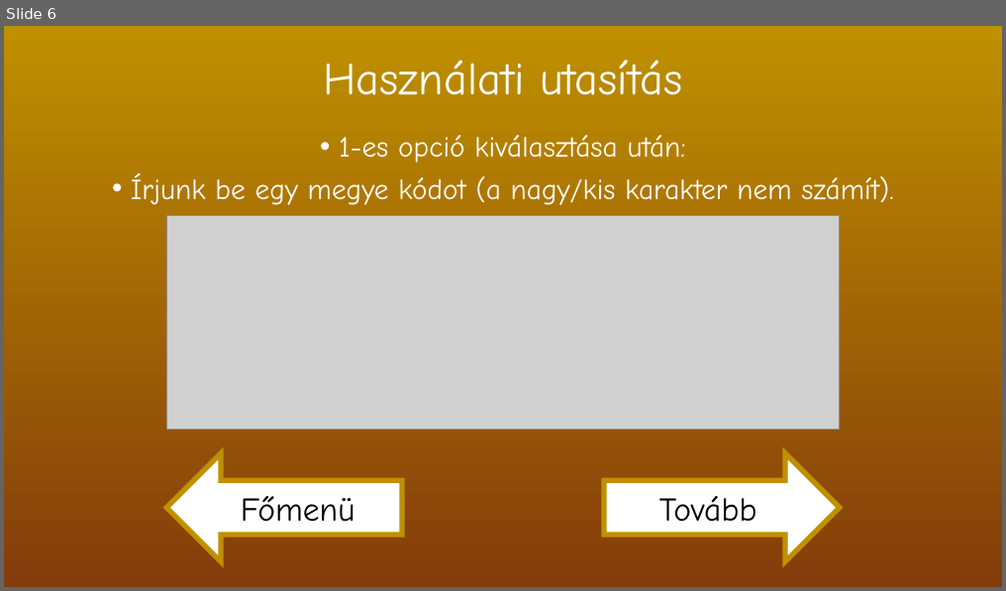
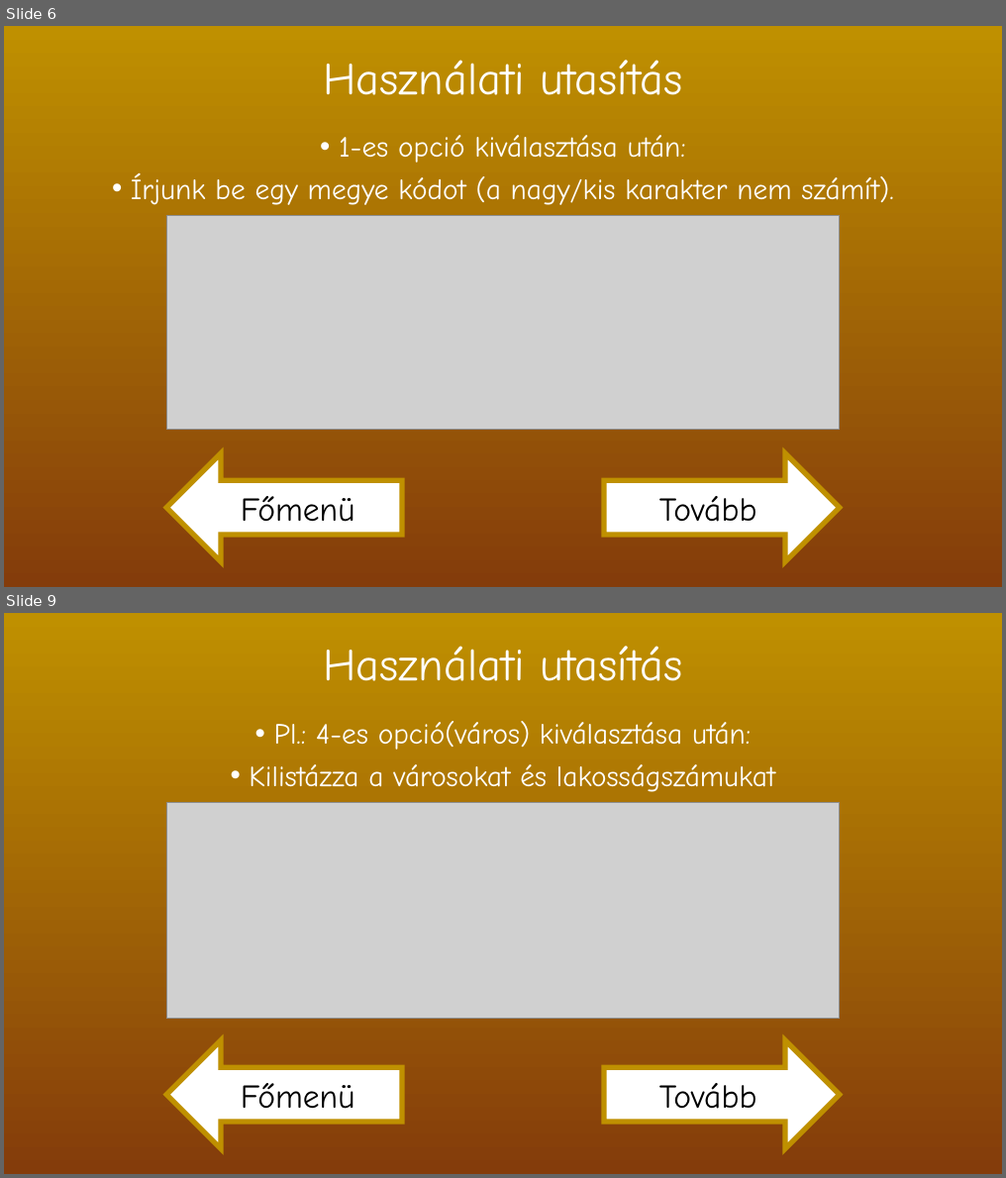
Before and after one commit to boying1819/N-psz-ml-l-s_projekjte, a slide deck: Népességszámlálás 2025.pptx. Shown one above the other, each under a label of ours: slide 6 before the commit, slides 6 and 9 after it; the slides between them are not shown. The pictures are 1006x591 and 1006x1178 pixels, drawn with LibreOffice and Linux fonts; fonts in the diff are those of the drawing; grey boxes stand for pictures. Boxes give left, top, right and bottom in pixels: in the first picture for what was removed or moved away, otherwise in the second. Text is boxed around its words. In the diff, an @@ line names an element or a change of style, - is before the commit and + after.

```diff
--- a/Népességszámlálás 2025.pptx
+++ b/Népességszámlálás 2025.pptx
@@ slide 9 added at (x1=4, y1=613, x2=1002, y2=1174), background gradient #BF9000 to #843C0B @@
@@ title added at (x1=323, y1=646, x2=682, y2=681), 44 pt, text #FFFFFF @@
+Használati utasítás
@@ text added at (x1=249, y1=721, x2=775, y2=792), 28 pt, text #FFFFFF @@
+• Pl.: 4-es opció(város) kiválasztása után:
+• Kilistázza a városokat és lakosságszámukat
@@ picture added at (x1=166, y1=802, x2=840, y2=1017) @@
@@ picture added at (x1=166, y1=805, x2=840, y2=1019) @@
@@ picture added at (x1=166, y1=802, x2=840, y2=1019) @@
@@ left arrow added at (x1=166, y1=1041, x2=402, y2=1149), fill #FFFFFF, outline #843C0B 5 pt, 32 pt, text #000000 @@
+Főmenü
@@ left arrow added at (x1=604, y1=1041, x2=840, y2=1149), fill #FFFFFF, outline #843C0B 5 pt, 32 pt, text #000000 @@
+Tovább
```
Also in this commit, not shown: 2 slides changed, 2 other slides added.
